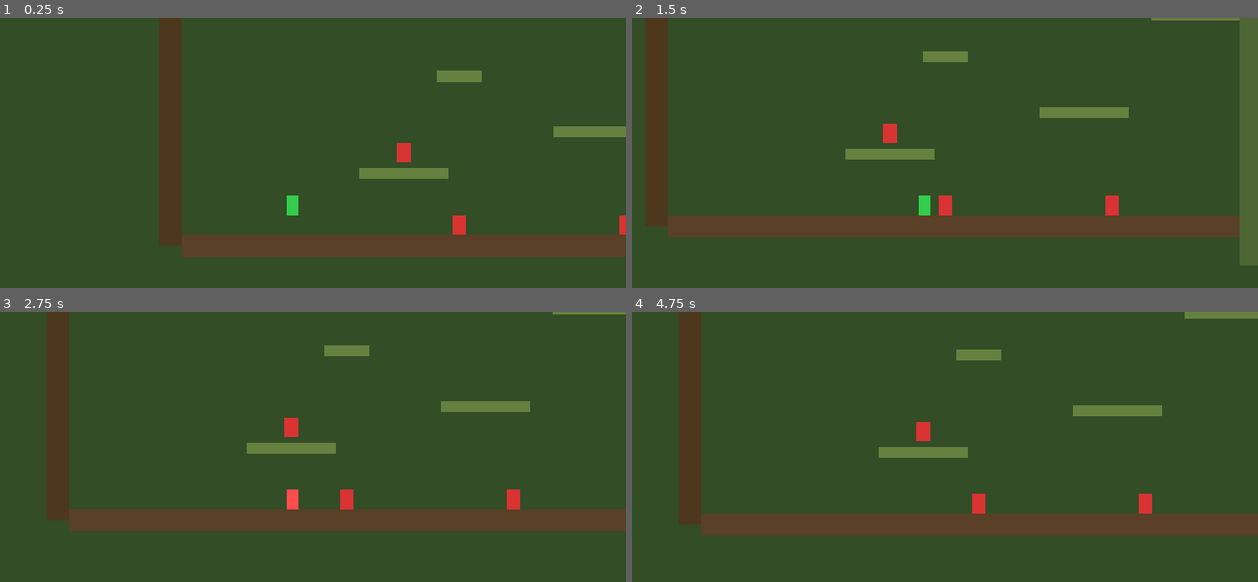
Above: before the commit, frames 1-4 (two rows, left to right).
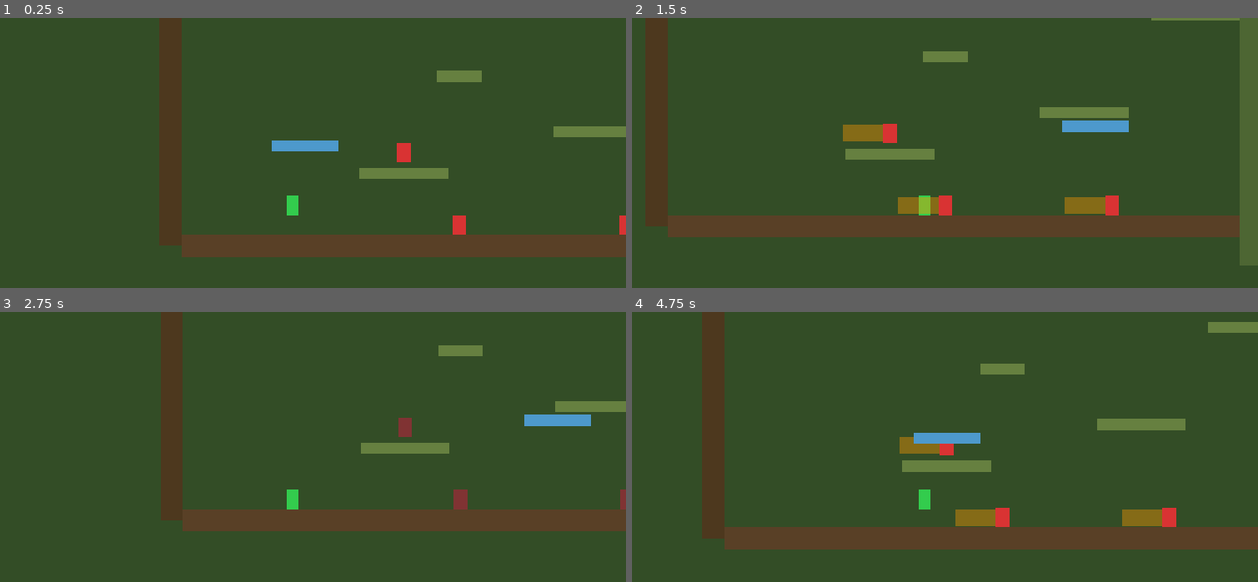
Above: after the commit, the same moments.

Repository: ButterlyEffect/ProjectLegend
Game: Godot game, scene res://scenes/player/test_level.tscn
Two runs of this game, one before a commit and one after it. Both use one fixed random seed, a clock stepped at 60 frames per second and the inputs below.
Inputs (mouse positions are in pixels of both pictures, inside the frame that each line leads up to):
- Up to frame 1 (0.25 s): no input
- Up to frame 2 (1.5 s): tap Enter at 0.5 s; move the mouse to (1070, 185) at 0.52 s; hold D (move_right) from 0.53 s (still down); tap F (attack) at 0.6 s; click (1070, 185) at 0.67 s; tap Space (jump) at 0.77 s; tap G (parry) at 0.8, 1.35 s; move the mouse to (788, 223) at 1.27 s
- Up to frame 3 (2.75 s): tap Space (jump) at 1.52 s; tap Shift (slide) at 1.55, 2.1 s; move the mouse to (356, 417) at 2.02 s; release D (move_right) at 2.03 s; hold A (move_left) from 2.03 s (still down); tap F (attack) at 2.3 s
- Up to frame 4 (4.75 s): move the mouse to (888, 573) at 2.77 s; release A (move_left) at 2.78 s; hold D (move_right) 2.78-4.28 s; tap F (attack) at 2.85, 4.55 s; click (888, 573) at 2.92 s; tap Space (jump) at 3.02, 3.77, 4.52 s; tap G (parry) at 3.05, 3.6 s; move the mouse to (1126, 555) at 3.52 s; tap Shift (slide) at 3.8 s; move the mouse to (725, 444) at 4.27 s; hold A (move_left) from 4.28 s (still down); tap R (recall_blade) at 4.35 s

The runs differ from the first frame. In frame 1, 0.4% of the frame differs, in the area x 43-55%, y 45-50%; in frame 2, 1.7%; in frame 3, 11%; in frame 4, 19%, in the area x 7-100%, y 0-88%.

Commit message:
Add frame-precise parry system (Story 2.3)
ParrySubsystem with 5-frame window, slow-mo feedback, blade glow,
whiff recovery, magic stocking, and combo tracking. DummyTarget
upgraded with visible attack cycle (telegraph/swing/cooldown).
Moving platform added to test level for slow-mo visibility.

Co-Authored-By: Claude Opus 4.6 (1M context) <noreply@anthropic.com>

Diff:
--- a/game/scenes/enemies/dummy_target.gd
+++ b/game/scenes/enemies/dummy_target.gd
@@ -1,6 +1,7 @@
 extends StaticBody2D
-## Simple training target for testing melee attacks.
-## Takes damage, flashes, and respawns after being destroyed.
+## Training target with visible attack cycle for parry testing.
+## Swings an attack arm outward: IDLE → TELEGRAPH → SWING → COOLDOWN.
+## The AttackArm ColorRect shows exactly where and when the hit lands.
 
 signal damaged(amount: int)
 signal destroyed
@@ -9,21 +10,108 @@
 @export var contact_damage: int = 1
 @export var respawn_delay: float = 2.0
 
+@export_group("Attack Cycle")
+@export var idle_frames: int = 90  # ~1.5s at 60Hz
+@export var telegraph_frames: int = 30  # ~0.5s wind-up
+@export var swing_frames: int = 20  # ~0.33s active damage
+@export var cooldown_frames: int = 30  # ~0.5s recovery
+
+enum AttackPhase { IDLE, TELEGRAPH, SWING, COOLDOWN }
+
 var _current_hp: int
 var _original_color: Color
+var _phase: AttackPhase = AttackPhase.IDLE
+var _phase_timer: int = 0
+var _telegraph_flash_timer: int = 0
 
 
 func _ready() -> void:
 	_current_hp = max_hp
 	_original_color = $Visual.color
+	$DamageZone.monitoring = false
+	$DamageZone.monitorable = false
+	$AttackArm.visible = false
+	_enter_phase(AttackPhase.IDLE)
 
 
 func _physics_process(_delta: float) -> void:
+	match _phase:
+		AttackPhase.IDLE:
+			_update_idle()
+		AttackPhase.TELEGRAPH:
+			_update_telegraph()
+		AttackPhase.SWING:
+			_update_swing()
+		AttackPhase.COOLDOWN:
+			_update_cooldown()
+
+
+func _update_idle() -> void:
+	_phase_timer -= 1
+	if _phase_timer <= 0:
+		_enter_phase(AttackPhase.TELEGRAPH)
+
+
+func _update_telegraph() -> void:
+	# Flash the attack arm to warn the player
+	_telegraph_flash_timer -= 1
+	if _telegraph_flash_timer <= 0:
+		_telegraph_flash_timer = 6
+		$AttackArm.visible = not $AttackArm.visible
+	_phase_timer -= 1
+	if _phase_timer <= 0:
+		_enter_phase(AttackPhase.SWING)
+
+
+func _update_swing() -> void:
+	# Active attack — deal contact damage via polling
 	for area in $DamageZone.get_overlapping_areas():
 		var player: Node = area.get_parent()
 		var health: Node = player.get_node_or_null("PlayerHealth")
 		if health and health.has_method("take_damage"):
 			health.take_damage(contact_damage, global_position)
+	_phase_timer -= 1
+	if _phase_timer <= 0:
+		_enter_phase(AttackPhase.COOLDOWN)
+
+
+func _update_cooldown() -> void:
+	_phase_timer -= 1
+	if _phase_timer <= 0:
+		_enter_phase(AttackPhase.IDLE)
+
+
+func _enter_phase(phase: AttackPhase) -> void:
+	_phase = phase
+	match phase:
+		AttackPhase.IDLE:
+			_phase_timer = idle_frames
+			$DamageZone.monitoring = false
+			$DamageZone.monitorable = false
+			$AttackArm.visible = false
+			$Visual.color = _original_color
+		AttackPhase.TELEGRAPH:
+			_phase_timer = telegraph_frames
+			_telegraph_flash_timer = 6
+			$DamageZone.monitoring = false
+			$DamageZone.monitorable = false
+			# Arm shown as faded warning — flashes on/off
+			$AttackArm.color = Color(1.0, 0.6, 0.0, 0.4)
+			$AttackArm.visible = true
+		AttackPhase.SWING:
+			_phase_timer = swing_frames
+			$DamageZone.monitoring = true
+			$DamageZone.monitorable = true
+			# Arm goes solid bright red — this is the danger
+			$AttackArm.color = Color(1.0, 0.15, 0.15, 0.9)
+			$AttackArm.visible = true
+			$Visual.color = Color(1.0, 0.15, 0.15, 1.0)
+		AttackPhase.COOLDOWN:
+			_phase_timer = cooldown_frames
+			$DamageZone.monitoring = false
+			$DamageZone.monitorable = false
+			$AttackArm.visible = false
+			$Visual.color = Color(0.5, 0.2, 0.2, 1.0)
 
 
 func take_damage(amount: int) -> void:
@@ -49,7 +137,9 @@
 	$Hurtbox.monitoring = false
 	$Hurtbox.monitorable = false
 	$DamageZone.monitoring = false
+	$AttackArm.visible = false
 	$CollisionShape2D.set_deferred("disabled", true)
+	_enter_phase(AttackPhase.IDLE)
 	await get_tree().create_timer(respawn_delay).timeout
 	if is_inside_tree():
 		_respawn()
@@ -60,7 +150,7 @@
 	visible = true
 	$Hurtbox.monitoring = true
 	$Hurtbox.monitorable = true
-	$DamageZone.monitoring = true
 	$CollisionShape2D.set_deferred("disabled", false)
 	$Visual.color = _original_color
+	_enter_phase(AttackPhase.IDLE)
 	print("DummyTarget respawned!")
--- a/game/scenes/enemies/dummy_target.tscn
+++ b/game/scenes/enemies/dummy_target.tscn
@@ -9,7 +9,7 @@
 size = Vector2(12, 16)
 
 [sub_resource type="RectangleShape2D" id="damage_zone_shape"]
-size = Vector2(14, 16)
+size = Vector2(28, 12)
 
 [node name="DummyTarget" type="StaticBody2D"]
 collision_layer = 1
@@ -38,10 +38,19 @@
 shape = SubResource("hurtbox_shape")
 
 [node name="DamageZone" type="Area2D" parent="."]
-collision_layer = 0
+collision_layer = 64
 collision_mask = 32
-monitoring = true
+monitoring = false
+monitorable = false
 
 [node name="CollisionShape2D" type="CollisionShape2D" parent="DamageZone"]
-position = Vector2(0, -7)
+position = Vector2(-20, -7)
 shape = SubResource("damage_zone_shape")
+
+[node name="AttackArm" type="ColorRect" parent="."]
+visible = false
+offset_left = -34.0
+offset_top = -13.0
+offset_right = -5.0
+offset_bottom = -1.0
+color = Color(1.0, 0.15, 0.15, 0.9)
--- a/game/scenes/player/movement_controller.gd
+++ b/game/scenes/player/movement_controller.gd
@@ -58,6 +58,7 @@
 @onready var attack_hitbox: Area2D = $AttackHitbox
 @onready var attack_shape: CollisionShape2D = $AttackHitbox/CollisionShape2D
 @onready var animation_player: AnimationPlayer = $AnimationPlayer
+@onready var parry_subsystem: Node2D = $ParrySubsystem
 
 # --- Private state ---
 var _current_state: StringName = STATE_IDLE
@@ -247,6 +248,8 @@
 		return
 	if not throw_physics.is_held():
 		return
+	if parry_subsystem.is_parrying() or parry_subsystem.is_in_recovery() or parry_subsystem.is_in_slowmo():
+		return
 	_is_attacking = true
 	_attack_timer = attack_hitbox_frames
 	_attack_targets_hit.clear()
@@ -314,6 +317,8 @@
 
 func _try_slide() -> bool:
 	if Input.is_action_just_pressed("slide") and is_on_floor() and _slide_cooldown_timer <= 0.0:
+		if parry_subsystem.is_in_recovery():
+			return false
 		_change_state(STATE_SLIDE)
 		return true
 	return false
--- /dev/null
+++ b/game/scenes/player/parry_subsystem.gd
@@ -0,0 +1,185 @@
+extends Node2D
+## Parry subsystem. Handles frame-precise parry window, slow-mo feedback,
+## magic stocking, and whiff recovery.
+## Attach as child of the Player CharacterBody2D.
+
+signal parry_succeeded(magic_gained: int, combo_count: int)
+signal parry_failed
+
+@export_group("Parry Window")
+@export var parry_window_frames: int = 5  # Active parry frames at 60Hz (~83ms)
+@export var recovery_frames: int = 18  # Vulnerable after whiff (~300ms)
+
+@export_group("Slow Motion")
+@export var slowmo_scale: float = 0.15  # Engine.time_scale during parry slow-mo
+@export var slowmo_duration_frames: int = 30  # Duration at 60Hz (~500ms real)
+
+@export_group("Magic")
+@export var magic_per_parry: int = 1
+
+# --- Node references ---
+var _player: CharacterBody2D
+var _parry_detector: Area2D
+var _blade_throw_physics: Node
+var _blade_visual: ColorRect
+var _blade_original_color: Color
+var _player_sprite: ColorRect
+var _player_original_color: Color
+
+# --- State ---
+enum ParryState { INACTIVE, WINDOW_OPEN, SLOWMO, RECOVERY }
+var _state: ParryState = ParryState.INACTIVE
+var _window_timer: int = 0
+var _recovery_timer: int = 0
+var _slowmo_timer: int = 0
+var _magic_stock: int = 0
+var _combo_count: int = 0
+var _combo_window_timer: int = 0
+var _whiff_flash_timer: int = 0
+@export var combo_window_frames: int = 120  # ~2s at 60Hz to chain parries
+
+
+func _ready() -> void:
+	_player = get_parent() as CharacterBody2D
+	_parry_detector = _player.get_node("ParryDetector") as Area2D
+	_parry_detector.monitoring = false
+	_blade_throw_physics = _player.get_node("BladePivot/Blade/ThrowPhysics")
+	_blade_visual = _blade_throw_physics.get_node("BladeVisual") as ColorRect
+	_blade_original_color = _blade_visual.color
+	_player_sprite = _player.get_node("Sprite2D") as ColorRect
+	_player_original_color = _player_sprite.color
+
+
+func _physics_process(_delta: float) -> void:
+	_update_combo_timer()
+
+	match _state:
+		ParryState.INACTIVE:
+			_try_parry()
+		ParryState.WINDOW_OPEN:
+			_update_parry_window()
+		ParryState.SLOWMO:
+			_update_slowmo()
+		ParryState.RECOVERY:
+			_update_recovery()
+
+
+func _try_parry() -> void:
+	if not Input.is_action_just_pressed("parry"):
+		return
+	if _player.is_attacking() or _player.is_sliding():
+		return
+	_state = ParryState.WINDOW_OPEN
+	_window_timer = parry_window_frames
+	_parry_detector.monitoring = true
+
+
+func _update_parry_window() -> void:
+	# Check for enemy attack areas overlapping the parry detector
+	for area in _parry_detector.get_overlapping_areas():
+		if _is_enemy_attack(area):
+			_on_parry_success()
+			return
+	_window_timer -= 1
+	if _window_timer <= 0:
+		_on_parry_whiff()
+
+
+func _on_parry_success() -> void:
+	_parry_detector.monitoring = false
+	_state = ParryState.SLOWMO
+	_slowmo_timer = slowmo_duration_frames
+	# Combo tracking
+	if _combo_window_timer > 0:
+		_combo_count += 1
+	else:
+		_combo_count = 1
+	_combo_window_timer = combo_window_frames
+	# Grant brief invincibility so contact damage doesn't hit
+	_player._is_invincible = true
+	# Slow-mo
+	Engine.time_scale = slowmo_scale
+	# Show blade flaring at player position during parry
+	_blade_throw_physics.visible = true
+	_blade_throw_physics.top_level = false
+	_blade_visual.color = Color(1.0, 1.0, 0.6, 1.0)  # Bright yellow-white glow
+	# Flash player sprite gold to reinforce the parry hit
+	_player_sprite.color = Color(1.0, 0.9, 0.3, 1.0)
+	# Stock magic
+	_magic_stock += magic_per_parry
+	parry_succeeded.emit(magic_per_parry, _combo_count)
+	print("PARRY! Magic: ", _magic_stock, " Combo: ", _combo_count)
+
+
+func _on_parry_whiff() -> void:
+	_parry_detector.monitoring = false
+	_state = ParryState.RECOVERY
+	_recovery_timer = recovery_frames
+	_whiff_flash_timer = 0
+	# Dim player sprite to show vulnerability
+	_player_sprite.color = Color(0.4, 0.4, 0.4, 1.0)
+	parry_failed.emit()
+	print("Parry whiffed!")
+
+
+func _update_slowmo() -> void:
+	_slowmo_timer -= 1
+	if _slowmo_timer <= 0:
+		Engine.time_scale = 1.0
+		# Hide blade again if it's supposed to be held
+		if _blade_throw_physics.is_held():
+			_blade_throw_physics.visible = false
+		_blade_visual.color = _blade_original_color
+		_player_sprite.color = _player_original_color
+		_player._is_invincible = false
+		_state = ParryState.INACTIVE
+
+
+func _update_recovery() -> void:
+	# Flash between dim and normal to show vulnerability
+	_whiff_flash_timer -= 1
+	if _whiff_flash_timer <= 0:
+		_whiff_flash_timer = 4  # Toggle every ~67ms
+		if _player_sprite.color == _player_original_color:
+			_player_sprite.color = Color(0.4, 0.4, 0.4, 1.0)
+		else:
+			_player_sprite.color = _player_original_color
+	_recovery_timer -= 1
+	if _recovery_timer <= 0:
+		_player_sprite.color = _player_original_color
+		_state = ParryState.INACTIVE
+
+
+func _update_combo_timer() -> void:
+	if _combo_window_timer > 0:
+		_combo_window_timer -= 1
+		if _combo_window_timer <= 0:
+			_combo_count = 0
+
+
+func _is_enemy_attack(area: Area2D) -> bool:
+	# Enemy attack areas are on collision layer 64 (layer 7)
+	return area.collision_layer & 64 != 0
+
+
+func is_parrying() -> bool:
+	return _state == ParryState.WINDOW_OPEN
+
+
+func is_in_recovery() -> bool:
+	return _state == ParryState.RECOVERY
+
+
+func is_in_slowmo() -> bool:
+	return _state == ParryState.SLOWMO
+
+
+func get_magic_stock() -> int:
+	return _magic_stock
+
+
+func spend_magic(amount: int) -> bool:
+	if _magic_stock >= amount:
+		_magic_stock -= amount
+		return true
+	return false
--- a/game/scenes/player/player.tscn
+++ b/game/scenes/player/player.tscn
@@ -1,10 +1,11 @@
-[gd_scene load_steps=10 format=3 uid="uid://bplayer001"]
+[gd_scene load_steps=11 format=3 uid="uid://bplayer001"]
 
 [ext_resource type="Script" path="res://scenes/player/movement_controller.gd" id="1"]
 [ext_resource type="Script" path="res://scenes/player/blade/throw_physics.gd" id="2"]
 [ext_resource type="Script" path="res://scenes/player/blade/teleport_executor.gd" id="3"]
 [ext_resource type="Script" path="res://scenes/player/blade/companion_state.gd" id="4"]
 [ext_resource type="Script" path="res://scenes/player/player_health.gd" id="5"]
+[ext_resource type="Script" path="res://scenes/player/parry_subsystem.gd" id="6"]
 
 [sub_resource type="RectangleShape2D" id="player_collision"]
 size = Vector2(8, 14)
@@ -20,6 +21,9 @@
 
 [sub_resource type="RectangleShape2D" id="player_hurtbox_shape"]
 size = Vector2(8, 14)
+
+[sub_resource type="RectangleShape2D" id="parry_detector_shape"]
+size = Vector2(16, 18)
 
 [sub_resource type="Animation" id="attack_swing"]
 resource_name = "attack_swing"
@@ -118,6 +122,19 @@
 position = Vector2(0, -7)
 shape = SubResource("player_hurtbox_shape")
 
+[node name="ParryDetector" type="Area2D" parent="."]
+collision_layer = 0
+collision_mask = 64
+monitoring = false
+monitorable = false
+
+[node name="CollisionShape2D" type="CollisionShape2D" parent="ParryDetector"]
+position = Vector2(0, -7)
+shape = SubResource("parry_detector_shape")
+
+[node name="ParrySubsystem" type="Node2D" parent="."]
+script = ExtResource("6")
+
 [node name="Camera2D" type="Camera2D" parent="."]
 position = Vector2(0, -7)
 zoom = Vector2(1, 1)
--- a/game/scenes/player/test_level.gd
+++ b/game/scenes/player/test_level.gd
@@ -7,13 +7,16 @@
 @onready var teleport_executor: Node = $Player/BladePivot/Blade/TeleportExecutor
 @onready var player_health: Node = $Player/PlayerHealth
 @onready var kill_zone: Area2D = $KillZone
+@onready var moving_platform: AnimatableBody2D = $MovingPlatform
 
 var _range_indicator: Line2D
+var _platform_tween: Tween
 
 
 func _ready() -> void:
 	if kill_zone:
 		kill_zone.body_entered.connect(_on_kill_zone_entered)
+	_start_platform_loop()
 	# Connect blade signals for debug feedback
 	if throw_physics:
 		throw_physics.blade_embedded.connect(_on_blade_embedded)
@@ -105,3 +108,11 @@
 func _on_player_died() -> void:
 	print("Player died! Respawning...")
 	throw_physics.recall()
+
+
+func _start_platform_loop() -> void:
+	if not moving_platform:
+		return
+	_platform_tween = create_tween().set_loops().set_process_mode(Tween.TWEEN_PROCESS_PHYSICS)
+	_platform_tween.tween_property(moving_platform, "position:x", 350.0, 2.0).set_ease(Tween.EASE_IN_OUT).set_trans(Tween.TRANS_SINE)
+	_platform_tween.tween_property(moving_platform, "position:x", 80.0, 2.0).set_ease(Tween.EASE_IN_OUT).set_trans(Tween.TRANS_SINE)
--- a/game/scenes/player/test_level.tscn
+++ b/game/scenes/player/test_level.tscn
@@ -18,6 +18,9 @@
 
 [sub_resource type="RectangleShape2D" id="kill_zone_shape"]
 size = Vector2(600, 16)
+
+[sub_resource type="RectangleShape2D" id="moving_platform_shape"]
+size = Vector2(48, 8)
 
 [node name="TestLevel" type="Node2D" unique_id=498780084]
 script = ExtResource("2")
@@ -138,6 +141,21 @@
 [node name="Target3" parent="." instance=ExtResource("3")]
 position = Vector2(160, 202)
 
+[node name="MovingPlatform" type="AnimatableBody2D" parent="."]
+position = Vector2(80, 190)
+collision_layer = 1
+collision_mask = 0
+
+[node name="CollisionShape2D" type="CollisionShape2D" parent="MovingPlatform"]
+shape = SubResource("moving_platform_shape")
+
+[node name="Visual" type="ColorRect" parent="MovingPlatform"]
+offset_left = -24.0
+offset_top = -4.0
+offset_right = 24.0
+offset_bottom = 4.0
+color = Color(0.3, 0.6, 0.8, 1)
+
 [node name="KillZone" type="Area2D" parent="." unique_id=5374452]
 position = Vector2(240, 310)
 collision_layer = 0
Not shown, added: game/scenes/player/parry_subsystem.gd.uid
Not shown, changed: .gitignore
Not shown, changed: CLAUDE.md
